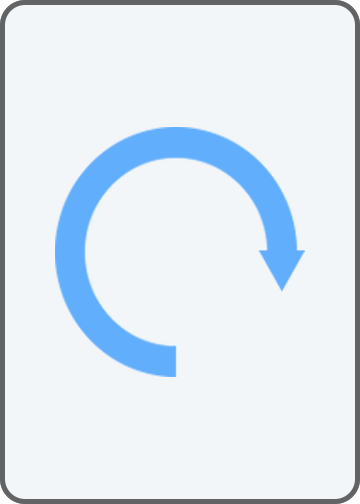
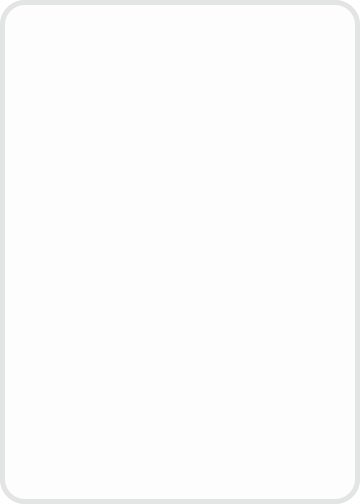
Revision of a layered (360, 504) image; what changed, layer by layer:
added group "Foundation" with 2 layers above "Reset Deck" over [0, 0, 360, 504]
added layer "Border copy" (1st of 2, in "Foundation") (10%) in group "Foundation" over [0, 0, 360, 504]
added layer "Background copy" (1st of 2, in "Foundation") (10%) in group "Foundation" over [0, 0, 360, 504]
renamed "Reset" to "Reset Deck", hid the group it (3 layers) over [0, 0, 360, 504]
"Border copy" (2nd of 2, in "Reset Deck"): opacity 60% → 40% over [0, 0, 360, 504]
"Reset": opacity 60% → 40% over [55, 127, 305, 377]
"Background copy" (2nd of 2, in "Reset Deck"): opacity 60% → 40% over [0, 0, 360, 504]
